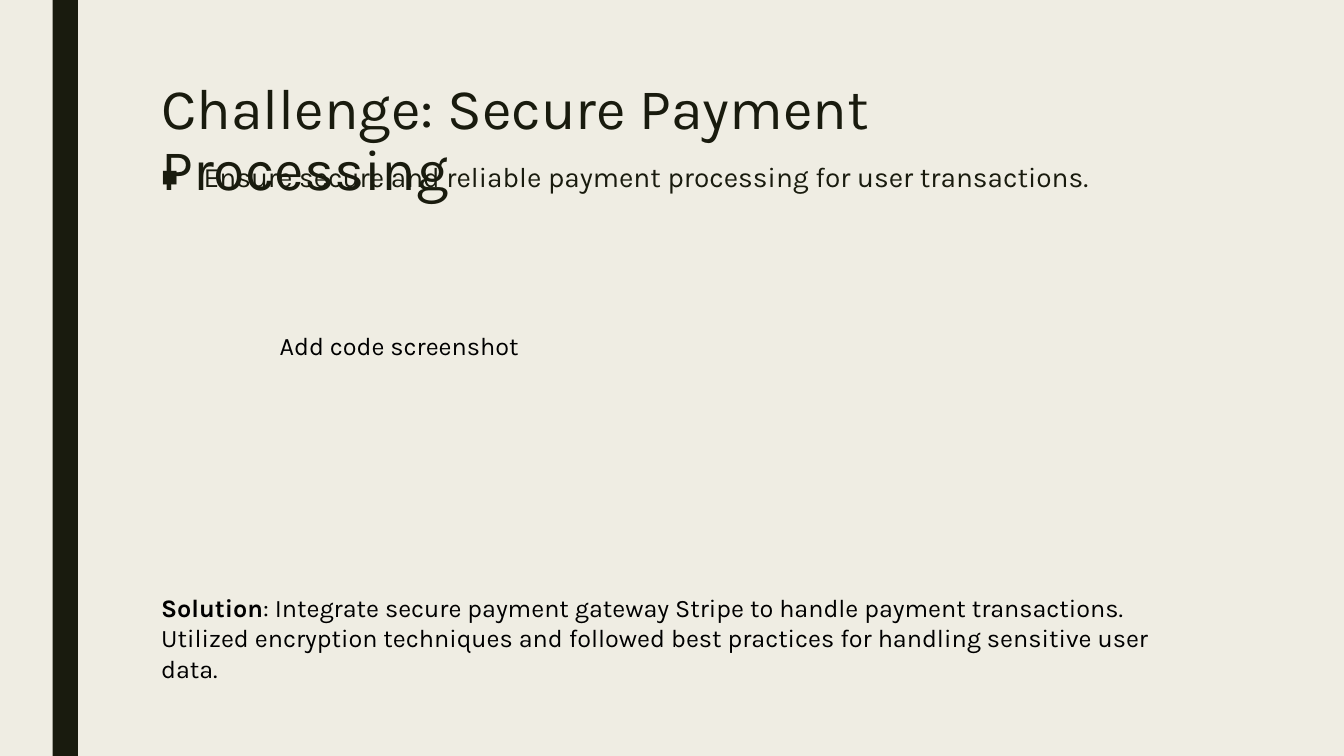
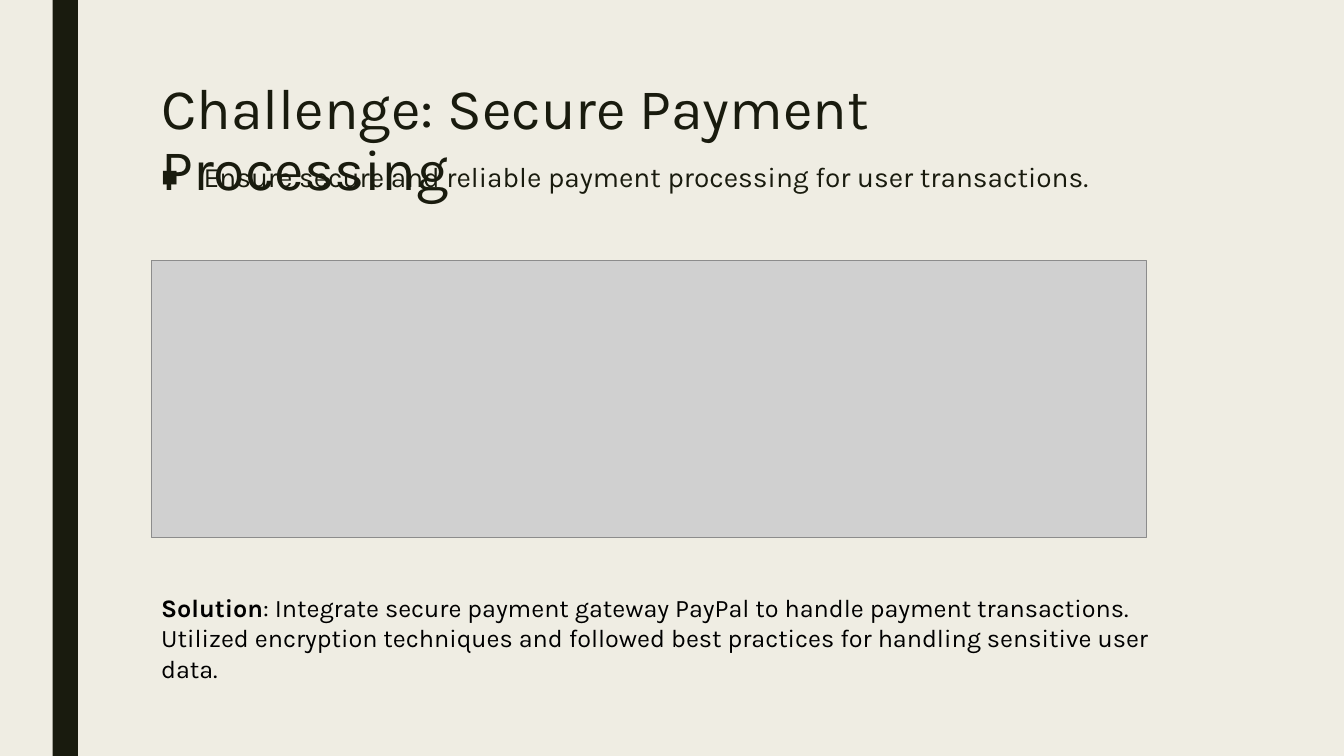
Before and after one commit to LiQianCA/FSD08-WebServices-Hotel_booking, a slide deck: slide 8 of Presentation1.pptx. Drawn at 1344x756 pixels with LibreOffice and Linux fonts; fonts in the diff are those of the drawing; grey boxes stand for pictures. Boxes give left, top, right and bottom in pixels: in the first picture for what was removed or moved away, otherwise in the second. Text is boxed around its words. In the diff, an @@ line names an element or a change of style, - is before the commit and + after.

```diff
--- a/Presentation1.pptx
+++ b/Presentation1.pptx
@@ picture added at (x1=151, y1=260, x2=1146, y2=537) @@
@@ text removed at (x1=280, y1=337, x2=518, y2=356) @@
-Add code screenshot
@@ text at (x1=161, y1=599, x2=1149, y2=654): text changed @@
-Solution: Integrate secure payment gateway Stripe to handle payment transactions. Utilized encryption techniques and followed best practices for handling sensitive user data.
+Solution: Integrate secure payment gateway PayPal to handle payment transactions. Utilized encryption techniques and followed best practices for handling sensitive user data.
```
Also in this commit, not shown: 2 other slides changed.
